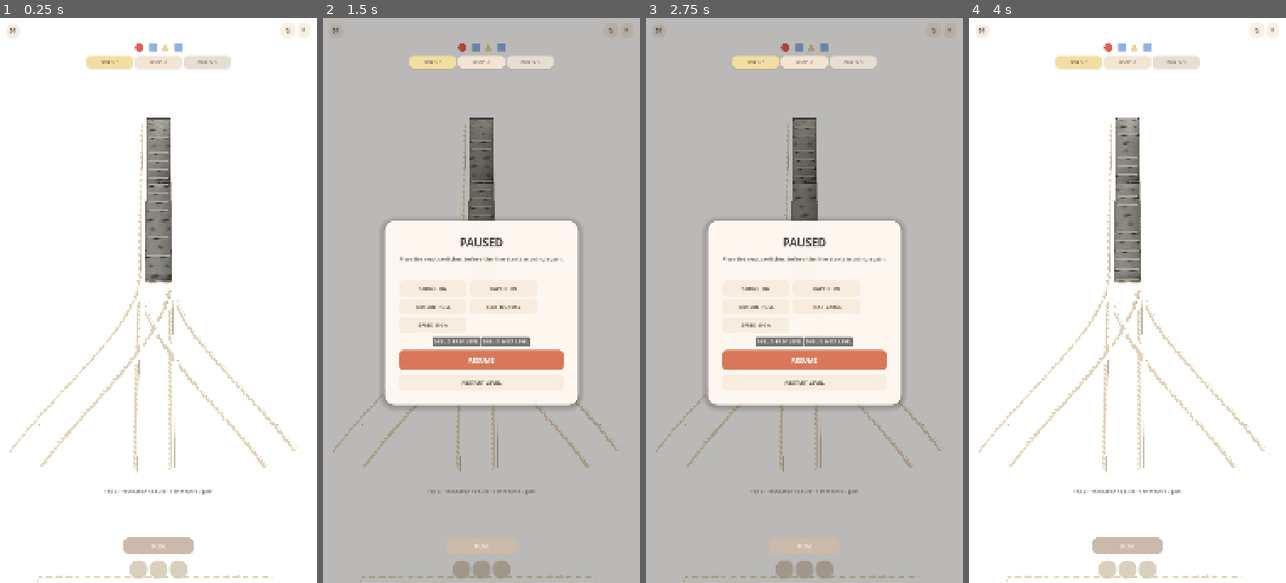
Above: before the commit, frames 1-4 (left to right).
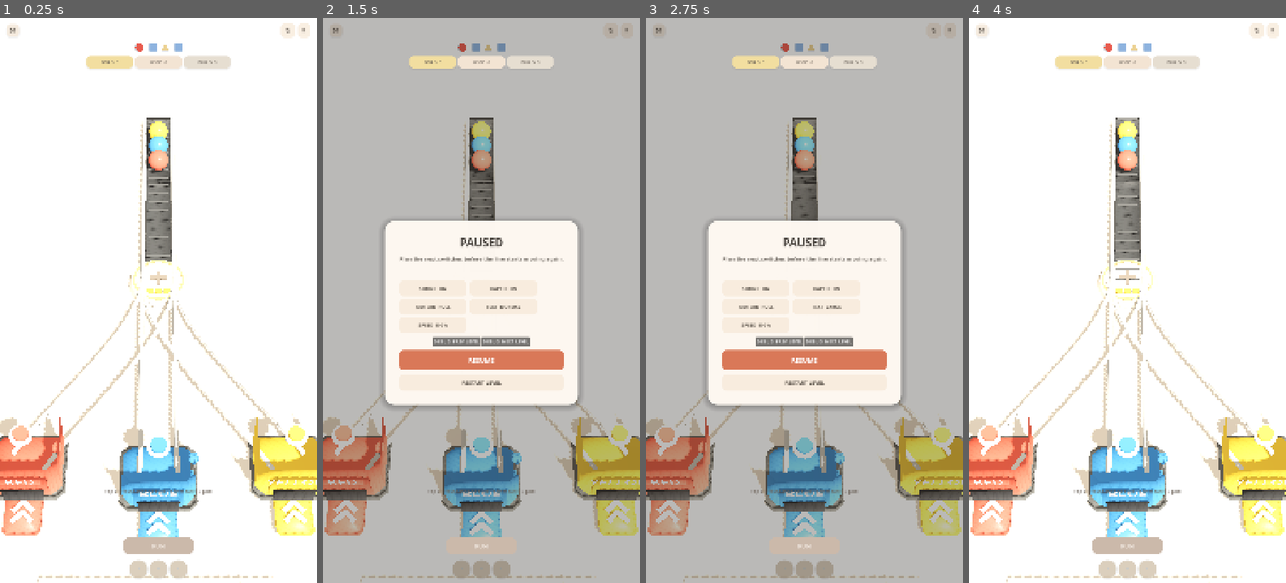
Above: after the commit, the same moments.

Repository: mocchaust64/rail_game
Game: Godot game, scene res://app/main.tscn
The game is run twice, just before and just after one commit, with the same random seed, the same clock (stepped at 60 frames per second) and the same inputs.
Inputs:
- Up to frame 1 (0.25 s): no input
- Up to frame 2 (1.5 s): click "↻" at 0.5 s; click "Ⅱ" at 1.25 s
- Up to frame 3 (2.75 s): click "TEXT NORMAL" at 2 s
- Up to frame 4 (4 s): click "RESTART LEVEL" at 2.75 s; click "↻" at 3.5 s

The runs differ from the first frame. In frame 1, 11% of the frame differs, in the area x 0-100%, y 18-92%; in frame 2, 10%; in frame 3, 10%; in frame 4, 11%.
Error before the commit: Parse Error: Cannot infer the type of "next_kind" variable because the value doesn't have a set type. (res://gameplay/sorter_actor.gd:157)

Commit message:
fix: make sorter colour routing compile on Godot 4.7

Diff:
--- a/gameplay/sorter_actor.gd
+++ b/gameplay/sorter_actor.gd
@@ -1,7 +1,7 @@
 class_name SorterActor
 extends Node3D
 
-const KINDS := ["red", "blue", "yellow"]
+const KINDS: Array[String] = ["red", "blue", "yellow"]
 
 var sorter_id: String = ""
 var is_built: bool = false
@@ -152,10 +152,10 @@
     if output_index < 0 or output_index >= 3:
         return false
 
-    var current := _mapping[output_index]
-    var current_kind_index := KINDS.find(current)
-    var next_kind := KINDS[(current_kind_index + 1) % KINDS.size()]
-    var swap_index := _mapping.find(next_kind)
+    var current: String = _mapping[output_index]
+    var current_kind_index: int = KINDS.find(current)
+    var next_kind: String = KINDS[(current_kind_index + 1) % KINDS.size()]
+    var swap_index: int = _mapping.find(next_kind)
     if swap_index < 0:
         return false
 
